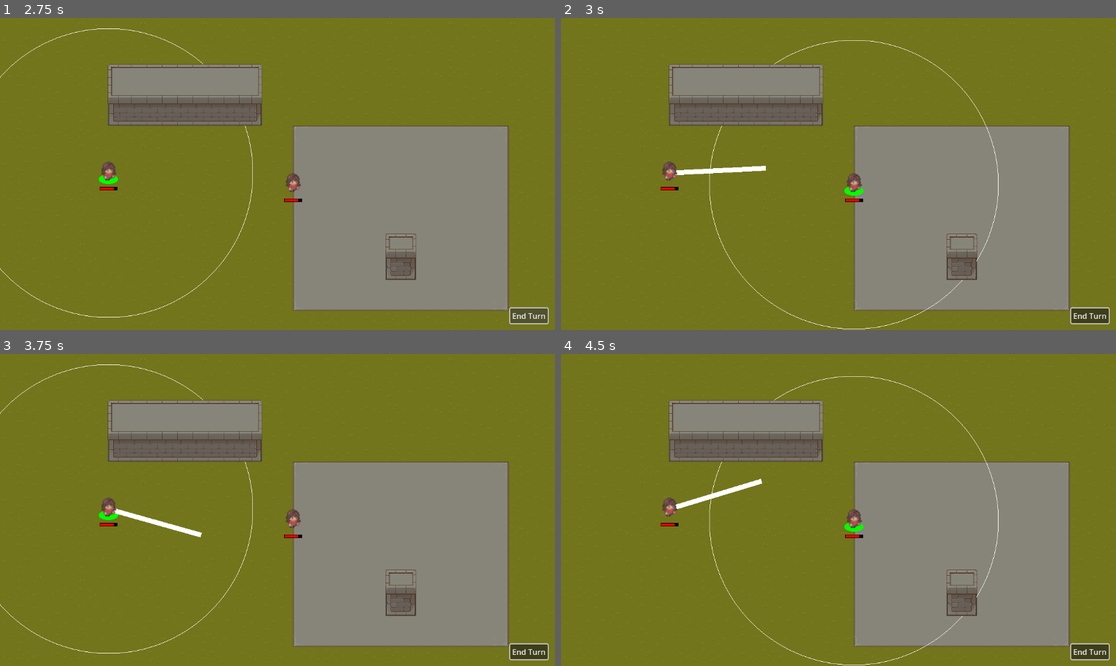
Above: before the commit, frames 1-4 (two rows, left to right).
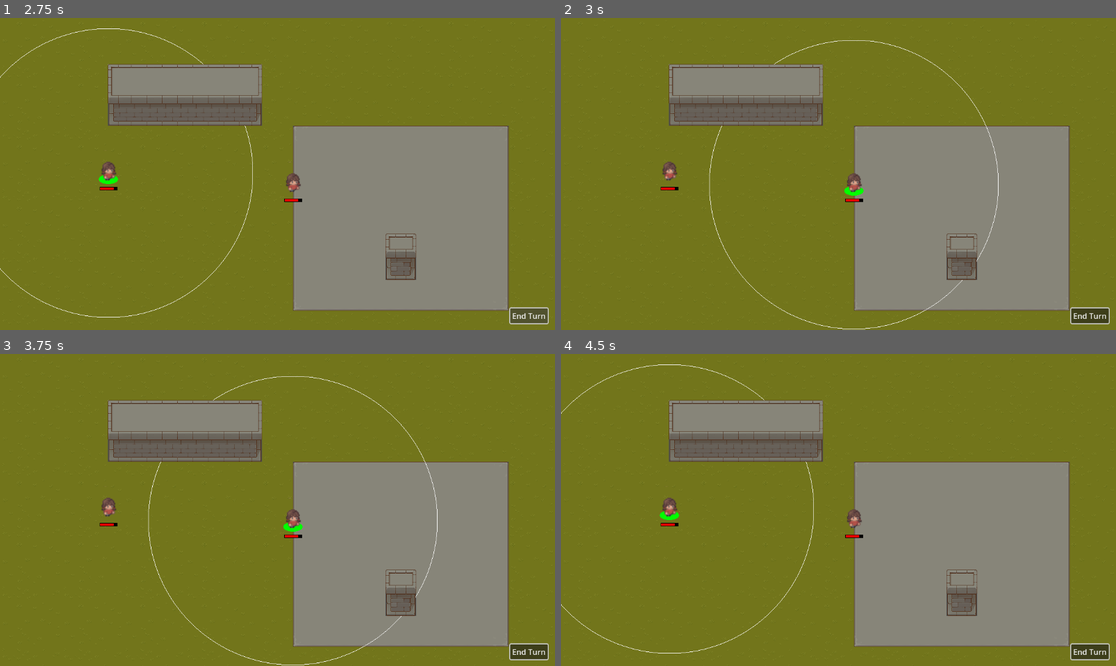
Above: after the commit, the same moments.

Repository: arlopurcell/tactical_artificer
Game: Godot game, scene res://root.tscn
Two runs of this game, one before a commit and one after it. Both use one fixed random seed, a clock stepped at 60 frames per second and the inputs below.
Inputs (mouse positions are in pixels of both pictures, inside the frame that each line leads up to):
- Up to frame 1 (2.75 s): click "End Turn" at 0.5 s; click "End Turn" at 1.25 s; click "End Turn" at 2 s
- Up to frame 2 (3 s): tap Enter at 2.75 s; move the mouse to (960, 158) at 2.77 s; hold 1 (cast1) from 2.78 s (still down); click (960, 158) at 2.92 s
- Up to frame 3 (3.75 s): tap Space at 3.5 s; move the mouse to (166, 525) at 3.52 s; release 1 (cast1) at 3.53 s; tap 1 (cast1) at 3.6 s; click (166, 525) at 3.67 s
- Up to frame 4 (4.5 s): tap Enter at 4.25 s; move the mouse to (894, 441) at 4.27 s; hold 1 (cast1) from 4.28 s (still down); click (894, 441) at 4.42 s

Frame 1 is identical in both runs. In frame 2, 0.3% of the frame differs, in the area x 20-37%, y 47-51%; in frame 3, 1.1%; in frame 4, 1.1%, in the area x 0-79%, y 3-100%.

Commit message:
add damage

Diff:
--- a/BeamSpell.gd
+++ b/BeamSpell.gd
@@ -1,18 +1,72 @@
-extends Node2D
+extends Area2D
 
-# Called when the node enters the scene tree for the first time.
+var range = 200.0 : set = _set_range, get = _get_range
+var width = 10.0 : set = _set_width, get = _get_width
+var damage = 20.0
+
+enum STATE {HIDDEN, TARGETING}
+
+var state = STATE.HIDDEN
+
+var targetted = {}
+
 func _ready():
-	pass
+	range = 200.0
+	width = 10.0
+	self.area_entered.connect(_on_area_entered)
+	self.area_exited.connect(_on_area_exited)
 
+func _on_area_entered(area):
+	# TODO if it's a targetable thing
+	if state == STATE.TARGETING and area != get_parent():
+		targetted[area] = null
+		area.highlight(Color.RED)
 
-# Called every frame. 'delta' is the elapsed time since the previous frame.
-func _process(delta):
+func _on_area_exited(area):
+	if state == STATE.TARGETING and area != get_parent():
+		targetted.erase(area)
+		area.unhighlight()
+
+func _set_range(new_range):
+	range = new_range
+	$TargetRect.range = range
+	$CollisionShape2D.shape.size.y = range
+	print("set range")
+
+func _get_range():
+	return range
+
+func _set_width(new_width):
+	width = new_width
+	$TargetRect.width = width
+	$CollisionShape2D.shape.size.x = width
+	print("set width")
+
+func _get_width():
+	return width
+
+func _process(_delta):
 	var target = get_viewport().get_mouse_position()
 	var target_angle = global_position.direction_to(target).angle()
-	$TargetRect.rotation = target_angle
+	rotation = target_angle
 
 func targeting():
 	$TargetRect.visible = true
+	state = STATE.TARGETING
+	for d in get_world_2d().direct_space_state.intersect_shape(collision_params()):
+		_on_area_entered(d["collider"])
 
 func finish():
+	for d in get_world_2d().direct_space_state.intersect_shape(collision_params()):
+		_on_area_exited(d["collider"])
 	$TargetRect.visible = false
+	state = STATE.HIDDEN
+
+func collision_params():
+	var params = PhysicsShapeQueryParameters2D.new()
+	params.collide_with_areas = true
+	params.collision_mask = collision_mask
+	params.exclude = [get_parent().get_rid()]
+	params.shape = $CollisionShape2D.shape
+	params.transform = $CollisionShape2D.global_transform
+	return params
--- a/TargetRect.gd
+++ b/TargetRect.gd
@@ -17,16 +17,9 @@
 func _get_width():
 	return width
 
-
-# Called when the node enters the scene tree for the first time.
-func _ready():
-	pass # Replace with function body.
-
-
 # Called every frame. 'delta' is the elapsed time since the previous frame.
 func _process(delta):
 	queue_redraw()
-	pass
 
 func _draw():
 	var r = Rect2(Vector2(0.0, -width / 2), Vector2(range, width))
--- a/player.gd
+++ b/player.gd
@@ -1,4 +1,4 @@
-extends Node2D
+extends Area2D
 
 @export var walking_speed = 50.0
 @export var movement_range = 300.0
@@ -23,6 +23,13 @@
 	health = new_health
 	$HealthBar.value = health / max_health
 
+func damage(value):
+	var new_health = health - value
+	if new_health <= 0:
+		new_health = 0
+		# TODO death
+	health = new_health
+
 # Called when the node enters the scene tree for the first time.
 func _ready():
 	# These values need to be adjusted for the actor's speed
@@ -31,6 +38,10 @@
 	navigation_agent.target_desired_distance = 4.0
 	$RangeMarker.radius = movement_range
 	$HealthBar.value = health / max_health
+	self.area_entered.connect(_on_area_entered)
+
+func _on_area_entered(area):
+	print("entered area!")
 
 func set_navigation_map(m: RID):
 	navigation_agent.set_navigation_map(m)
@@ -50,6 +61,7 @@
 	state = STATE.WAITING
 	$RangeMarker.hide()
 	unhighlight()
+	$BeamSpell.finish()
 	turn_ended.emit()
 
 func highlight(color: Color):
@@ -111,3 +123,13 @@
 
 		elif event is InputEventMouseButton and event.button_index == MOUSE_BUTTON_RIGHT and event.pressed:
 			right_click(event.position)
+	elif state == STATE.CASTING:
+		if event is InputEventMouseButton and event.pressed:
+			if event.button_index == MOUSE_BUTTON_RIGHT:
+				state = STATE.MOVING
+				$BeamSpell.finish()
+			elif event.button_index == MOUSE_BUTTON_LEFT:
+				for mob in $BeamSpell.targetted:
+					mob.damage($BeamSpell.damage)
+				$BeamSpell.finish()
+				end_turn()
--- a/player.tscn
+++ b/player.tscn
@@ -145,6 +145,9 @@
 "walk": SubResource("Animation_rv6e0")
 }
 
+[sub_resource type="RectangleShape2D" id="RectangleShape2D_cln8p"]
+size = Vector2(10, 200)
+
 [node name="Player" type="Area2D"]
 script = ExtResource("1_mxhpc")
 metadata/_edit_group_ = true
@@ -204,13 +207,21 @@
 
 [node name="NavigationAgent2D" type="NavigationAgent2D" parent="."]
 
-[node name="BeamSpell" type="Node2D" parent="."]
+[node name="BeamSpell" type="Area2D" parent="."]
+collision_layer = 128
 script = ExtResource("3_vdevf")
 
 [node name="TargetRect" type="Node2D" parent="BeamSpell"]
 visible = false
 z_index = 2
 script = ExtResource("4_i31qc")
+
+[node name="CollisionShape2D" type="CollisionShape2D" parent="BeamSpell"]
+z_index = 100
+position = Vector2(100, 2.08165e-12)
+rotation = 1.5708
+shape = SubResource("RectangleShape2D_cln8p")
+debug_color = Color(0.917647, 0, 0.705882, 0.65098)
 
 [node name="SelectionCircle" type="Node2D" parent="."]
 visible = false
Not shown: 1 places in player.tscn that only renumber resources
